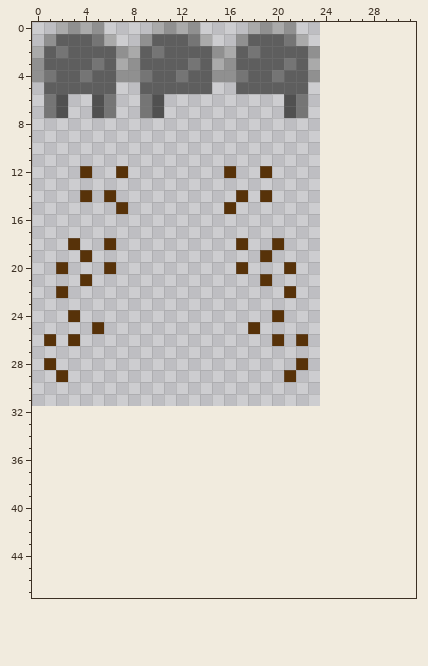
Pixel-art sprite -- sprites/Rock.png. Above: the version before the commit.
The file is 24x32 pixels. Colours within 5 levels of each other are drawn and written as one. The old version is drawn lined up with the new one, on the new canvas.
And afterwards:
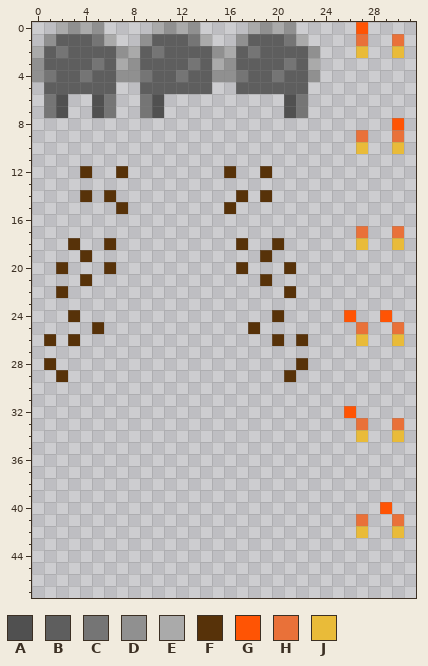
Palette (. is transparent): A #505050  B #5e5e5e  C #757575  D #909090  E #aaaaaa  F #573209  G #ff5404  H #e97139  J #e9bb39
Edits made:
canvas 24x32 -> 32x48
The author put colour G in row 0 at x 27; in row 8 at x 30; in row 24 at x 26 and 29; in row 32 at x 26; in row 40 at x 29.
The author put colour H in row 1 at x 27 and 30; in row 9 at x 27 and 30; in row 17 at x 27 and 30; in row 25 at x 27 and 30; in row 33 at x 27 and 30; in row 41 at x 27 and 30.
The author put colour J in row 2 at x 27 and 30; in row 10 at x 27 and 30; in row 18 at x 27 and 30; in row 26 at x 27 and 30; in row 34 at x 27 and 30; in row 42 at x 27 and 30.
Pixel boxes of the changes (left, top, right, bottom) in both pictures:
added: (356, 22, 404, 58)
added: (356, 118, 404, 154)
added: (356, 226, 404, 250)
added: (344, 310, 404, 346)
added: (344, 406, 404, 442)
added: (356, 502, 404, 538)
